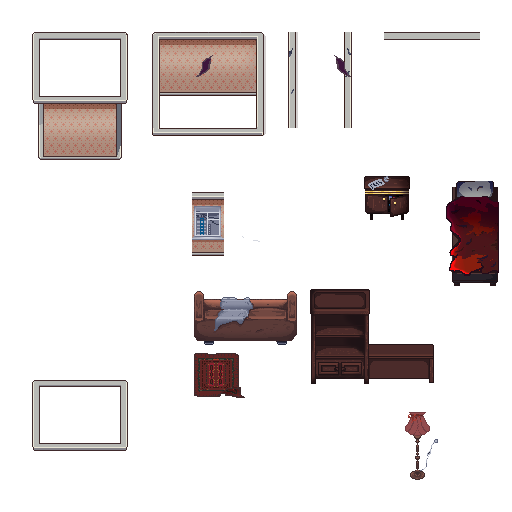
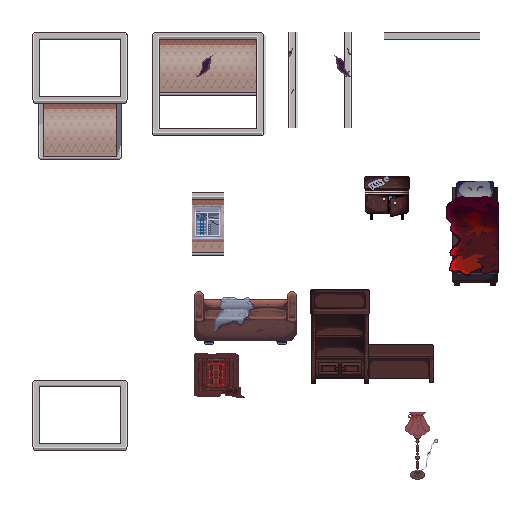
Comparing the layer stacks of the two 512x512 images. Changes:
moved "Слой 104" into group "Тумбочка" over [384, 176, 389, 182]
moved "Слой 101" into group "Тумбочка" over [368, 179, 385, 190]
painted on "Слой 115" over [375, 344, 396, 372]
painted on "Слой 21" over [242, 236, 260, 242]
